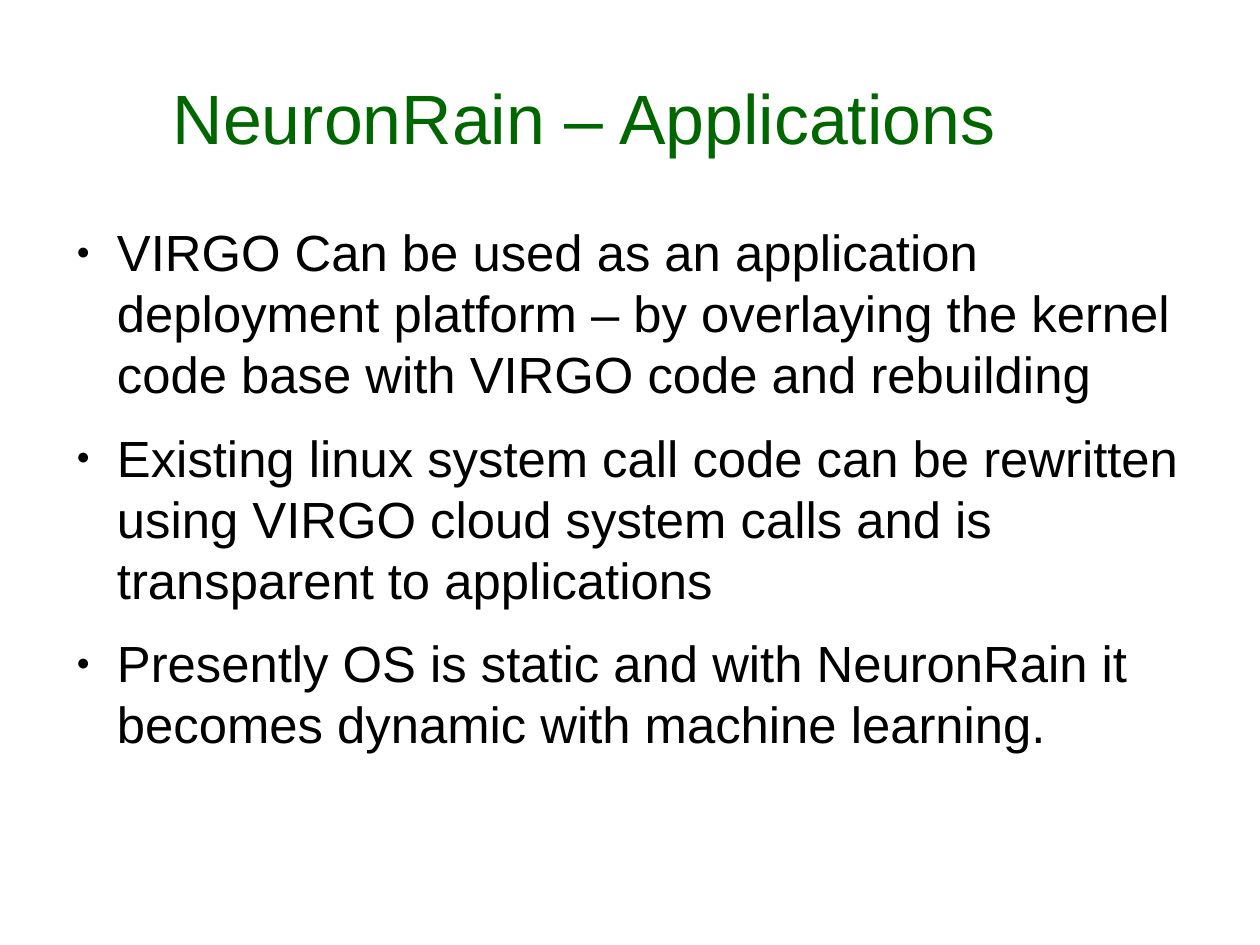
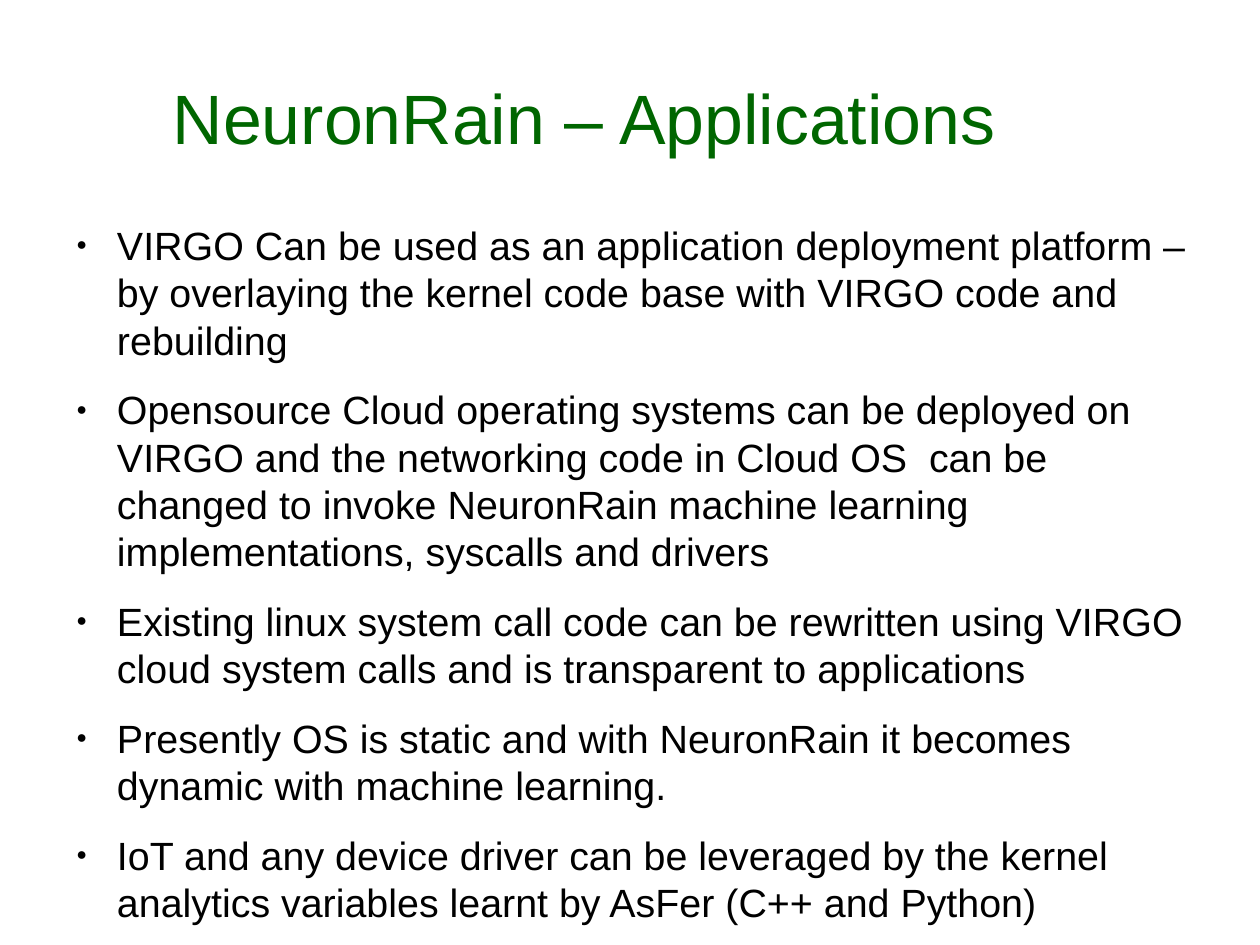
Before and after one commit to shrinivaasanka/ZodiacDatasoft, a slide deck: slide 9 of EnterpriseAnalytics_with_NeuronRain.odp. Drawn at 1260x945 pixels with LibreOffice and Linux fonts; fonts in the diff are those of the drawing. Boxes give left, top, right and bottom in pixels: in the first picture for what was removed or moved away, otherwise in the second. Text is boxed around its words. In the diff, an @@ line names an element or a change of style, - is before the commit and + after.

Commit message:
Updated presentation on Enterprise Analytics with NeuronRain

```diff
--- a/EnterpriseAnalytics_with_NeuronRain.odp
+++ b/EnterpriseAnalytics_with_NeuronRain.odp
@@ text at [117, 231, 1183, 808]: size 32 to 24.8 pt in "VIRGO Can be used as an application ...", "Existing linux system call code can be ...", "Presently OS is static and with NeuronRain ..." @@
@@ text at [117, 395, 1131, 574]: paragraph added @@
+● Opensource Cloud operating systems can be deployed on VIRGO and the networking code in Cloud OS can be changed to invoke NeuronRain machine learning implementations, syscalls and drivers
@@ text at [117, 841, 1108, 925]: paragraph added @@
+● IoT and any device driver can be leveraged by the kernel analytics variables learnt by AsFer (C++ and Python)
```
Also in this commit, not shown: 2 other slides changed, 1 slide added, 3 other files.
